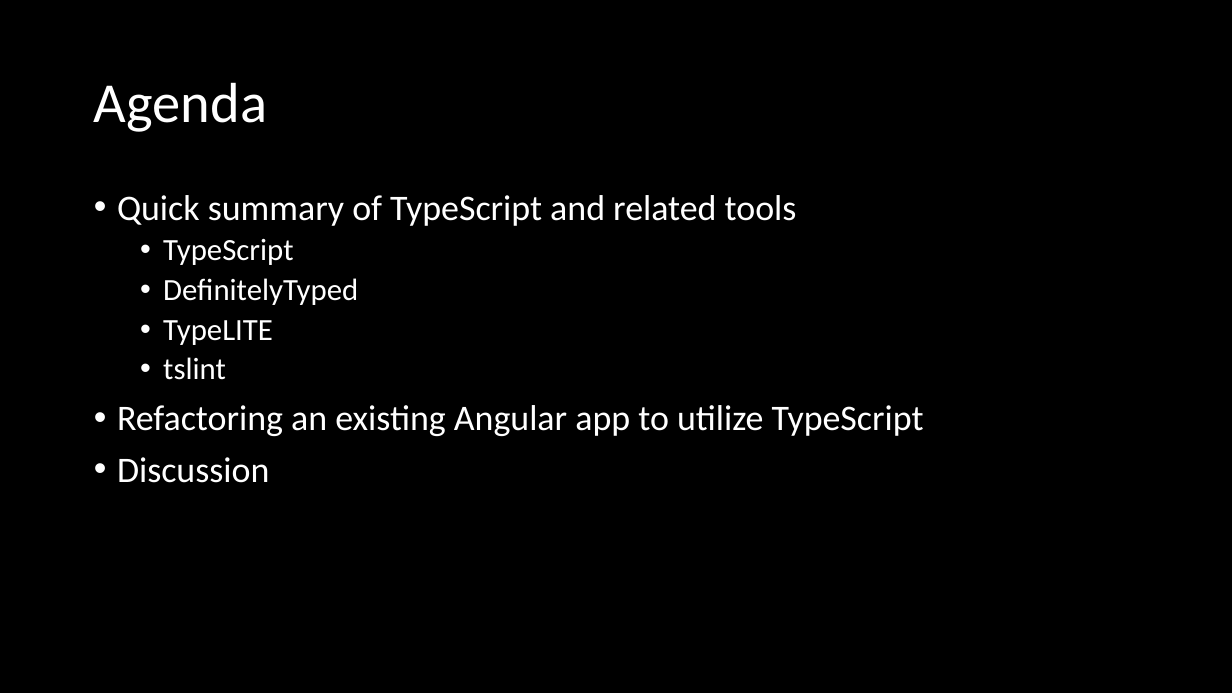
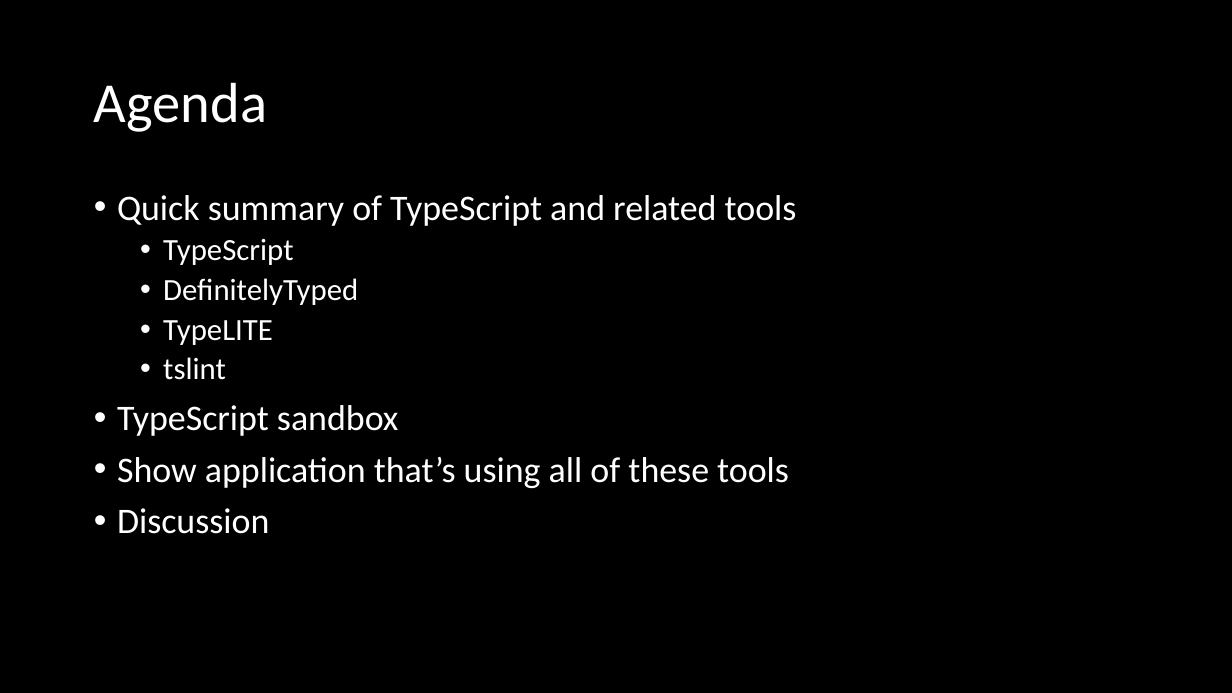
Before and after one commit to mikecole/Presentations, a slide deck: slide 2 of TypeScript for the .NET Developer/ICC15/TypeScript for the .NET Developer.pptx. Drawn at 1232x693 pixels with LibreOffice and Linux fonts; fonts in the diff are those of the drawing. Boxes give left, top, right and bottom in pixels: in the first picture for what was removed or moved away, otherwise in the second. Text is boxed around its words. In the diff, an @@ line names an element or a change of style, - is before the commit and + after.

Commit message:
Adjusted for ICC15.

```diff
--- a/TypeScript for the .NET Developer/ICC15/TypeScript for the .NET Developer.pptx
+++ b/TypeScript for the .NET Developer/ICC15/TypeScript for the .NET Developer.pptx
@@ text at bbox=[117, 405, 789, 488]: text changed @@
-• Refactoring an existing Angular app to utilize TypeScript
+• TypeScript sandbox
+• Show application that’s using all of these tools
```
